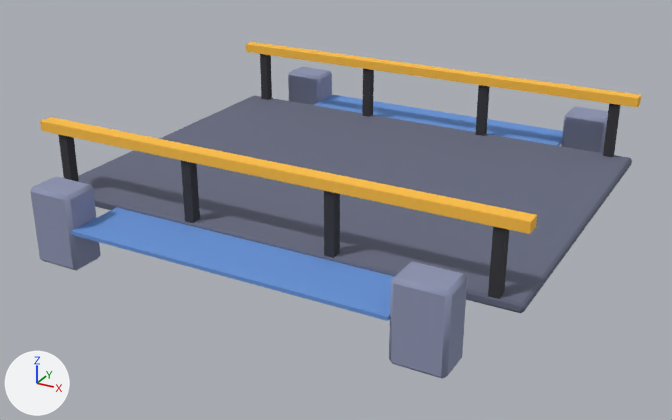
The glTF model game/assets/models/cyber_moon_mundo/canal_ponte.glb: old version first, new version second.
One viewpoint serves both versions: a 50 mm lens placed at (3.43, -6.54, 2.94), pointed at (-0.05, -0.21, -0.22). Lighting does not change. The marker at lower left points along +X, +Y and +Z. The first picture is the older version. Vertices at exactly the same position are counted once.

The first picture shows 'canal_ponte'.
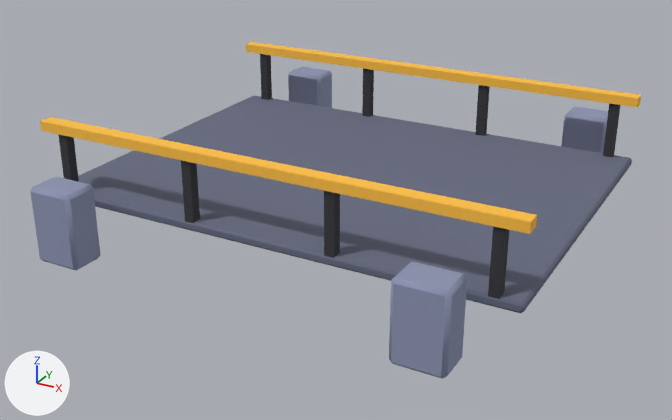
The change, as a diff of the scene's bpy script:
```diff
--- a/game/assets/models/cyber_moon_mundo/canal_ponte.glb.py
+++ b/game/assets/models/cyber_moon_mundo/canal_ponte.glb.py
@@ me_canal_ponte @@
 # used by ob_canal_ponte; location = (0.0, 0.0, 0.0)
-me_canal_ponte.from_pydata(...)  # 208 vertices, 352 faces; spans x -2.0..2.0, y -2.0..2.0, z -0.32..0.63
+me_canal_ponte.from_pydata(...)  # 200 vertices, 340 faces; spans x -2.0..2.0, y -2.0..2.0, z -0.32..0.63
+# me_canal_ponte part 1: the loose piece of 8 vertices spanning x -1.3..1.3, y -2.0..2.0, z 0.0..0.03 is deleted
 me_canal_ponte.materials.append(mat_colormap)
```

Pixel boxes (x1, y1, x2, y2) of what changed, in the pictures (672 x 420 px):
part 1 of me_canal_ponte, deleted: before (71, 95, 563, 321)
